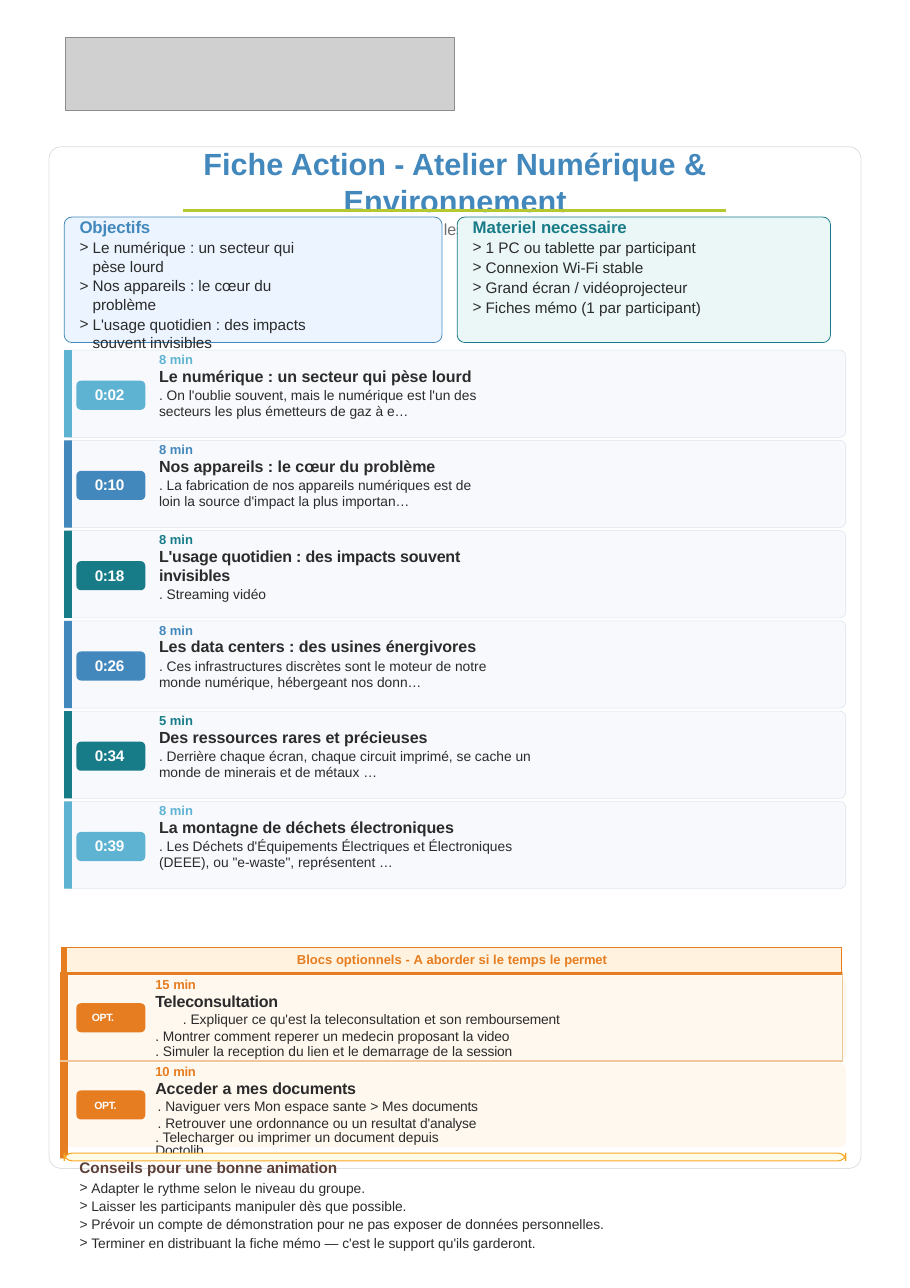
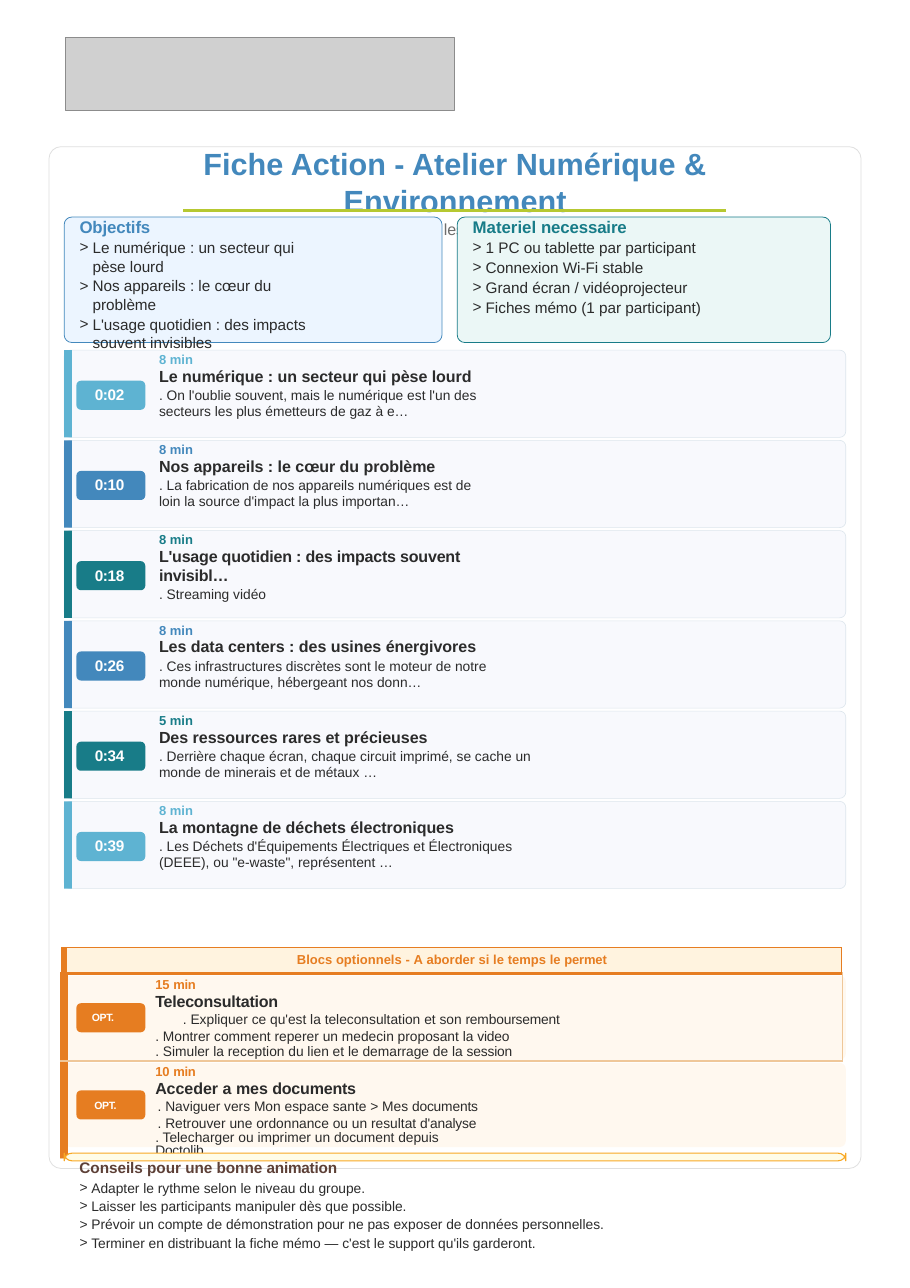
Before and after one commit to maswaddpt47-cmyk/REP_PEDA, a slide deck: slide 1 of assets/fiches/E6-fiche.pptx. Drawn at 910x1288 pixels with LibreOffice and Linux fonts; fonts in the diff are those of the drawing; grey boxes stand for pictures; background and template pictures are left out. Boxes give left, top, right and bottom in pixels: in the first picture for what was removed or moved away, otherwise in the second. Text is boxed around its words. In the diff, an @@ line names an element or a change of style, - is before the commit and + after.

```diff
--- a/assets/fiches/E6-fiche.pptx
+++ b/assets/fiches/E6-fiche.pptx
@@ text at [159,550,460,581]: text changed @@
-L'usage quotidien : des impacts souvent invisibles
+L'usage quotidien : des impacts souvent invisibl…
```
Also in this commit, not shown: 20 other files.
